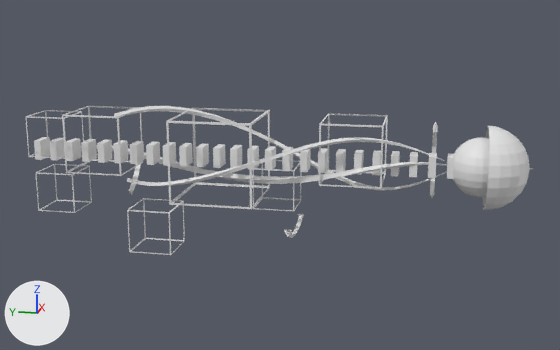
One commit to the OBJ model Assets/Models/UpperArm/bras_0005.obj: the scene before it, then after it.
One viewpoint serves both versions: a 50 mm camera at (-1.251, -0.278, 0.285) aimed at (-0.015, -0.031, -0.024). Arrows for +X, +Y and +Z are at lower left; the lights stay in place. Where no turn or scale is listed for an object, it has been applied to the vertices. Vertices at the same position are counted once.

Objects in the first picture: 'bras_0005'.
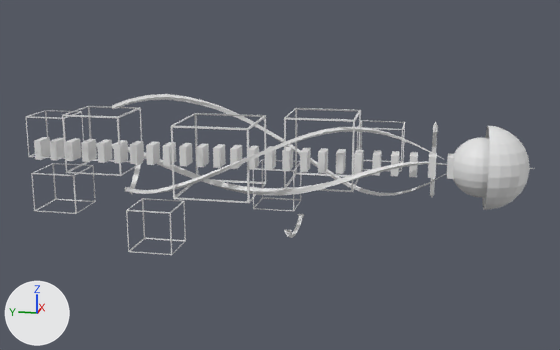
Boxes [x1, y1, x2, y2] around the edits, measured in the pictures (560 x 350 px; the box of a moved part takes in the faces that stretch with it):
'bras_0005', reshaped (8% taller)
    before: [26, 106, 532, 255]
    after: [26, 94, 535, 255]
part 1 of me_bras_0005, moved or reshaped
    before: [166, 108, 270, 209]
    after: [357, 120, 405, 172]
part 2 of me_bras_0005, moved or reshaped
    before: [36, 164, 92, 213]
    after: [31, 163, 96, 214]
part 3 of me_bras_0005, moved or reshaped
    before: [319, 113, 388, 189]
    after: [284, 108, 361, 192]
part 4 of me_bras_0005, moved or reshaped
    before: [127, 198, 185, 255]
    after: [126, 198, 186, 255]
part 5 of me_bras_0005, added
    after: [171, 113, 266, 203]
part 6 of me_bras_0005, rebuilt (21% taller)
    before: [114, 106, 447, 190]
    after: [112, 94, 447, 196]
part 7 of me_bras_0005, rebuilt (36% taller)
    before: [127, 137, 444, 186]
    after: [125, 127, 443, 194]
part 8 of me_bras_0005, moved or reshaped
    before: [81, 145, 532, 184]
    after: [96, 143, 535, 196]

Patch to the scene script:
```diff
--- a/Assets/Models/UpperArm/bras_0005.obj.py
+++ b/Assets/Models/UpperArm/bras_0005.obj.py
@@ me_bras_0005 @@
 # used by ob_bras_0005; location = (0.0, 0.0, 0.0)
-me_bras_0005.from_pydata(...)  # 1257 vertices, 1174 faces; spans x -0.138..0.099, y -0.437..0.411, z -0.133..0.081
+me_bras_0005.from_pydata(...)  # 1289 vertices, 1199 faces; spans x -0.138..0.103, y -0.437..0.415, z -0.133..0.101
+# me_bras_0005 part 1: the loose piece of 32 vertices spanning x -0.07..0.07, y 0.004..0.145, z -0.07..0.07 is scaled about its middle by (0.5, 0.524, 0.5), then moved by (0.025, -0.269, 0.024)
+# me_bras_0005 part 2: the loose piece of 32 vertices spanning x -0.023..0.048, y 0.339..0.409, z -0.11..-0.039 is scaled about its middle by (1.14, 1.15, 1)
+# me_bras_0005 part 3: the loose piece of 32 vertices spanning x -0.037..0.067, y -0.201..-0.1, z -0.034..0.068 is scaled about its middle by (1, 1.12, 1.16), then moved by (0.0, 0.051, 0.0)
+# me_bras_0005 part 4: the loose piece of 32 vertices spanning x -0.138..-0.067, y 0.121..0.191, z -0.133..-0.063 is scaled about its middle by (1, 1.05, 1)
+# me_bras_0005 part 5: the loose piece of 32 vertices spanning x -0.07..0.07, y 0.004..0.145, z -0.07..0.07 is copied, and the copy is scaled about its middle by (0.931, 0.923, 0.878); it spans x -0.066..0.066, y 0.01..0.14, z -0.062..0.062
+# me_bras_0005 part 6: the loose piece of 98 vertices spanning x -0.021..0.083, y -0.353..0.256, z -0.054..0.081 is rebuilt with 98 vertices and now spans x -0.027..0.103, y -0.353..0.256, z -0.066..0.101
+# me_bras_0005 part 7: the loose piece of 98 vertices spanning x -0.059..0.006, y -0.298..0.245, z -0.054..0.045 is rebuilt with 98 vertices and now spans x -0.076..0.011, y -0.298..0.245, z -0.066..0.063
+# me_bras_0005 part 8
+# 97 vertices are removed from x -0.035..0.038, y -0.437..0.339, z -0.043..0.007
+# 100 faces are deleted
+# 1 vertex moves within x -0.005, y -0.302, z 0.003
+# 97 vertices are added at x -0.051..0.055, y -0.437..0.339, z -0.063..0.01
+# 100 new faces join them
```
